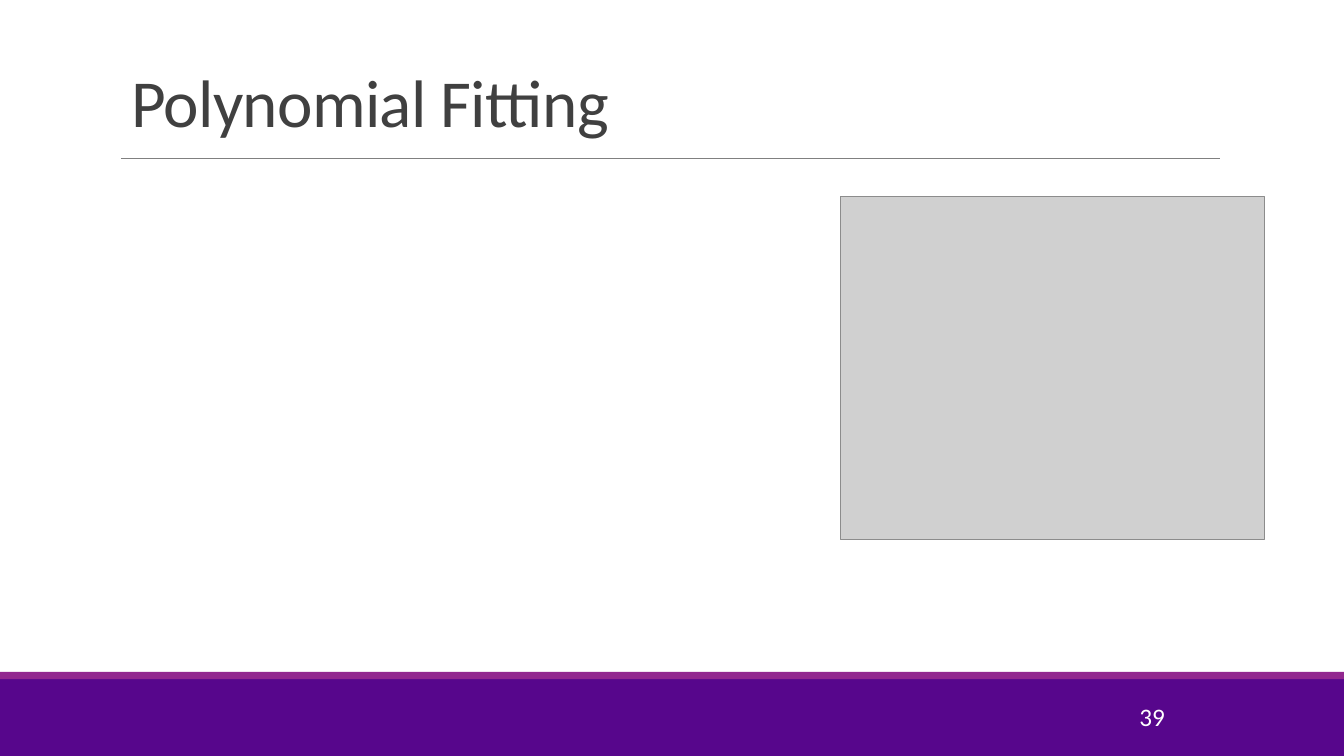
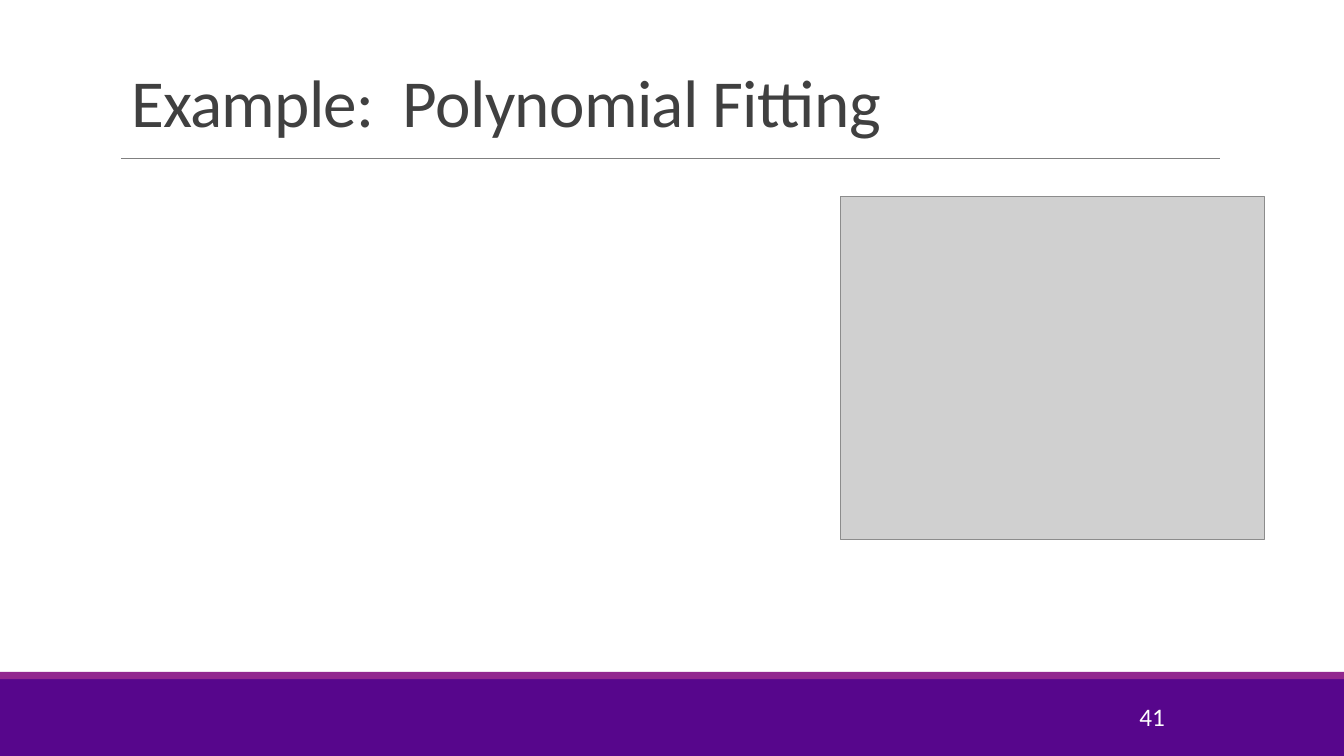
Before and after one commit to joshzzl/introml, a slide deck: slide 41 of lectures/Lect03_MultLinRegression.pptx (slide 39 before the commit). Drawn at 1344x756 pixels with LibreOffice and Linux fonts; fonts in the diff are those of the drawing; grey boxes stand for pictures; background and template pictures are left out. Boxes give left, top, right and bottom in pixels: in the first picture for what was removed or moved away, otherwise in the second. Text is boxed around its words. In the diff, an @@ line names an element or a change of style, - is before the commit and + after.

```diff
--- a/lectures/Lect03_MultLinRegression.pptx
+++ b/lectures/Lect03_MultLinRegression.pptx
@@ title at [131, 80, 880, 139]: text changed @@
-Polynomial Fitting
+Example: Polynomial Fitting
@@ page number at [1139, 709, 1165, 726]: text changed @@
-39
+41
```
Also in this commit, not shown: 2 other slides changed, 4 slides added, 4 other files.
